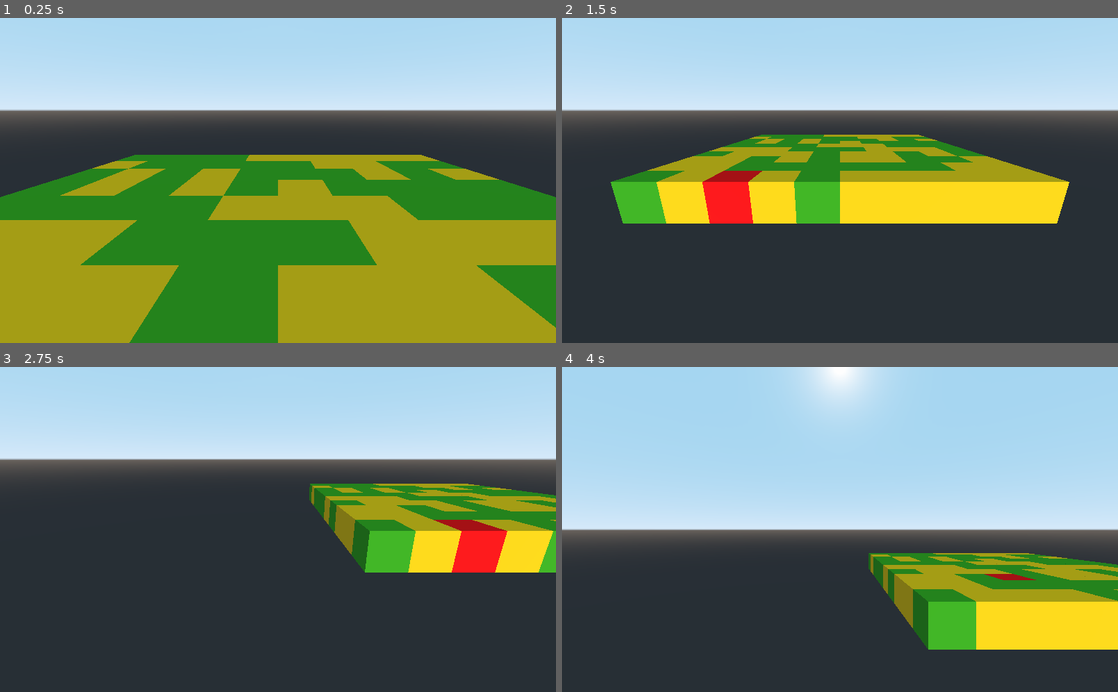
Above: before the commit, frames 1-4 (two rows, left to right).
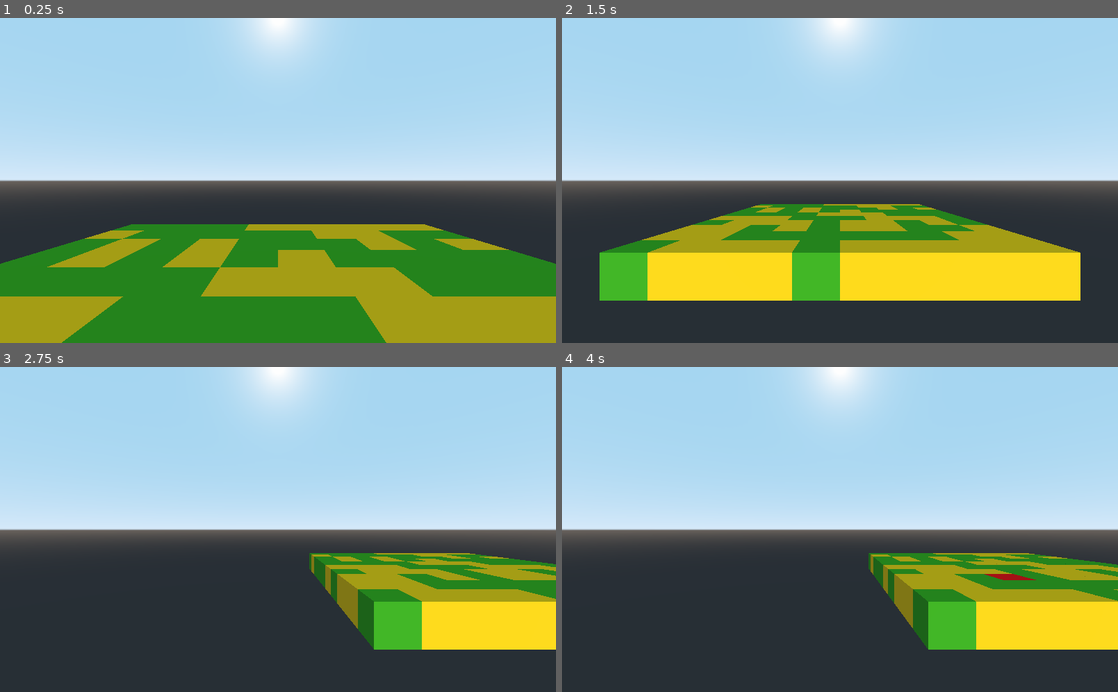
Above: after the commit, the same moments.

Repository: sisipun/Bugttle3D
Game: Godot game, scene res://Level/Level.tscn
Two runs of this game, one before a commit and one after it. Both use one fixed random seed, a clock stepped at 60 frames per second and the inputs below.
Inputs (mouse positions are in pixels of both pictures, inside the frame that each line leads up to):
- Up to frame 1 (0.25 s): no input
- Up to frame 2 (1.5 s): tap Enter at 0.5 s; move the mouse to (962, 164) at 0.52 s; hold S (camera_back) 0.53-1.28 s; click (962, 164) at 0.67 s; move the mouse to (728, 196) at 1.27 s; tap W (camera_forward) at 1.35 s; click (728, 196) at 1.42 s
- Up to frame 3 (2.75 s): tap Space at 2 s; move the mouse to (333, 458) at 2.02 s; hold A (camera_left) from 2.03 s (still down); click (333, 458) at 2.17 s
- Up to frame 4 (4 s): move the mouse to (812, 594) at 2.77 s; release A (camera_left) at 2.78 s; tap D (camera_right) at 2.85 s; click (812, 594) at 2.92 s; tap Enter at 3.5 s; move the mouse to (1006, 578) at 3.52 s; hold Middle mouse button (camera_rotation) from 3.53 s (still down); click (1006, 578) at 3.67 s

The runs differ from the first frame. In frame 1, 61% of the frame differs, in the area x 0-100%, y 0-100%; in frame 2, 60%; in frame 3, 47%; in frame 4, nothing differs.

Commit message:
Create bug node

Diff:
--- /dev/null
+++ b/Level/Bug.tscn
@@ -0,0 +1,16 @@
+[gd_scene load_steps=3 format=2]
+
+[ext_resource path="res://Assets/Cat/Cat.obj" type="ArrayMesh" id=1]
+
+[sub_resource type="CapsuleShape" id=1]
+height = 2.07744
+
+[node name="Spatial" type="KinematicBody"]
+
+[node name="Shape" type="CollisionShape" parent="."]
+transform = Transform( 10, 0, 0, 0, 20, 0, 0, 0, 15, 0, 18, -6 )
+shape = SubResource( 1 )
+
+[node name="Body" type="MeshInstance" parent="."]
+transform = Transform( 1, 0, 0, 0, -4.37114e-08, 1, 0, -1, -4.37114e-08, 0, 0, 0 )
+mesh = ExtResource( 1 )
--- a/Level/Camera.gd
+++ b/Level/Camera.gd
@@ -9,6 +9,10 @@
 var mouse_movement = Vector2.ZERO
 var pitch = 0
 var yaw = 0
+
+
+func _ready() -> void:
+	set_rotation(Vector3(0, 0, 0))
 
 
 func _process(delta: float) -> void:
--- a/Level/Data/TileData.gd
+++ b/Level/Data/TileData.gd
@@ -4,5 +4,5 @@
 class_name TileData
 
 
-export(int) var cost = 0
-export(Material) var material = null
+export(int) var cost
+export(Material) var material
Not shown, added: Assets/Cat/Cat.mtl
Not shown, added: Assets/Cat/Cat.obj.import
Binary file added: Assets/Cat/Cat_bump.jpg
Not shown, added: Assets/Cat/Cat_bump.jpg.import
Binary file added: Assets/Cat/Cat_diffuse.jpg
Not shown, added: Assets/Cat/Cat_diffuse.jpg.import
Not shown, added: Assets/Cat/Cat.obj
